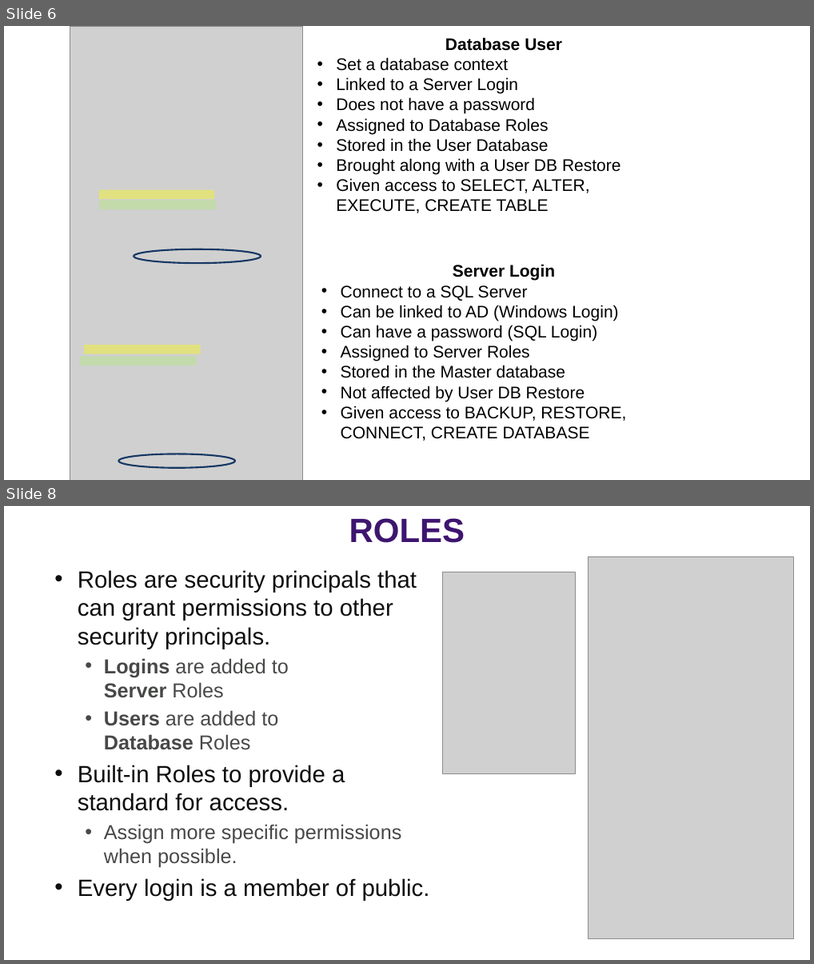
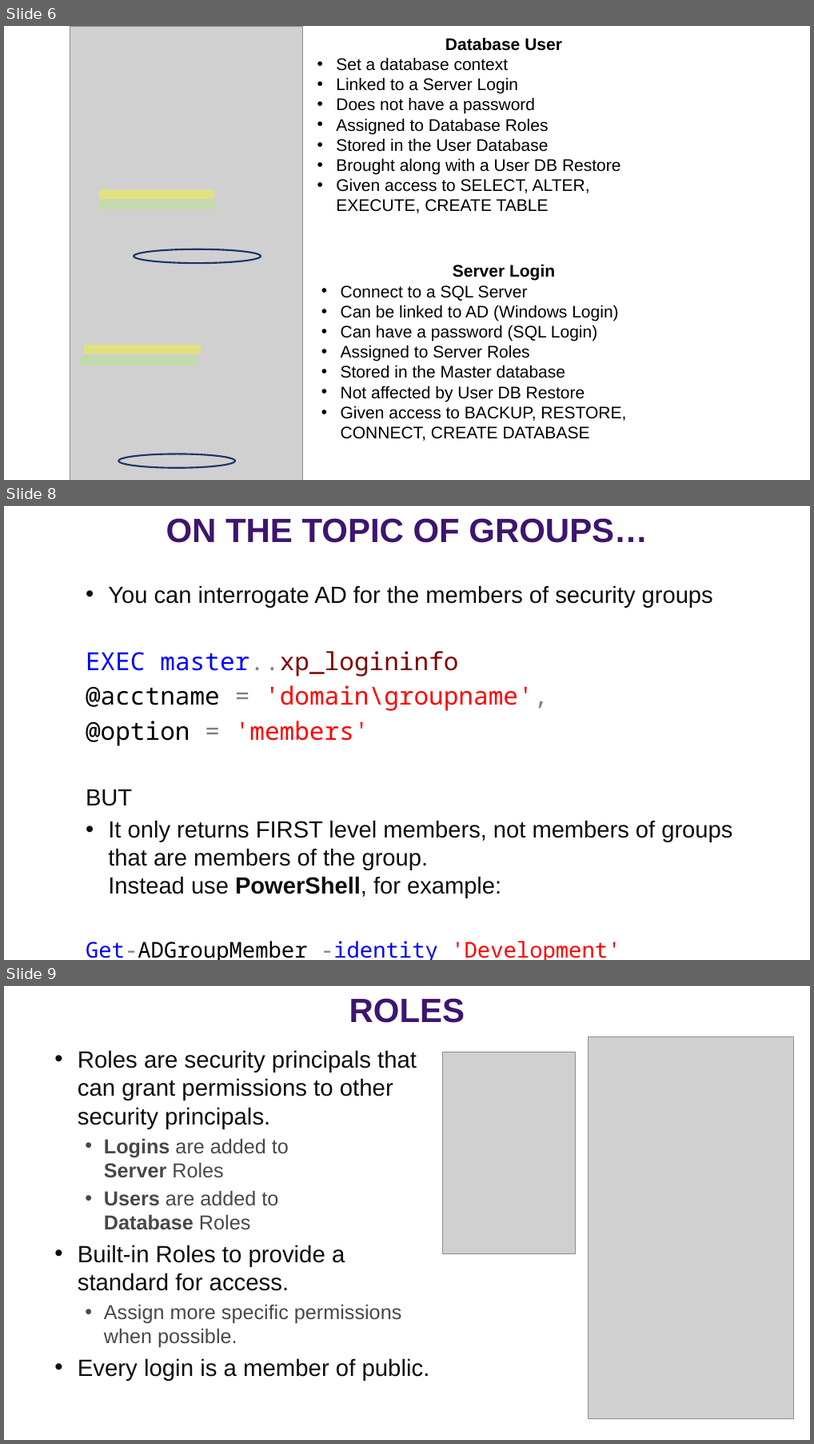
Before and after one commit to williamadba/Public-Presentations, a slide deck: SQLSat Dallas 2019/SQLSat Dallas 2019 SQL Security Principals and Permissions 101.pptx. Shown one above the other, each under a label of ours: slides 6 and 8 before the commit, slides 6, 8 and 9 after it; the slides between them are not shown. The pictures are 814x964 and 814x1444 pixels, drawn with LibreOffice and Linux fonts; fonts in the diff are those of the drawing; grey boxes stand for pictures. Boxes give left, top, right and bottom in pixels: in the first picture for what was removed or moved away, otherwise in the second. Text is boxed around its words. In the diff, an @@ line names an element or a change of style, - is before the commit and + after.

```diff
--- a/SQLSat Dallas 2019/SQLSat Dallas 2019 SQL Security Principals and Permissions 101.pptx
+++ b/SQLSat Dallas 2019/SQLSat Dallas 2019 SQL Security Principals and Permissions 101.pptx
@@ slide 8 added at <box>4,506,810,960</box>, background #FFFFFF @@
@@ text added at <box>166,518,648,543</box>, 40 pt, text #3D156F, bold @@
+ON THE TOPIC OF GROUPS…
@@ text added at <box>86,586,733,960</box>, 27.8 pt, text #0D0D0D @@
+• You can interrogate AD for the members of security groups
+EXEC master..xp_logininfo
+@acctname = 'domain\groupname',
+@option = 'members'
+BUT
+• It only returns FIRST level members, not members of groups that are members of the group.
+  Instead use PowerShell, for example:
+Get-ADGroupMember -identity 'Development' -recursive
@@ what was slide 8 is now slide 9 @@
```
Also in this commit, not shown: 1 slide changed, 1 slide removed, 1 other file.
